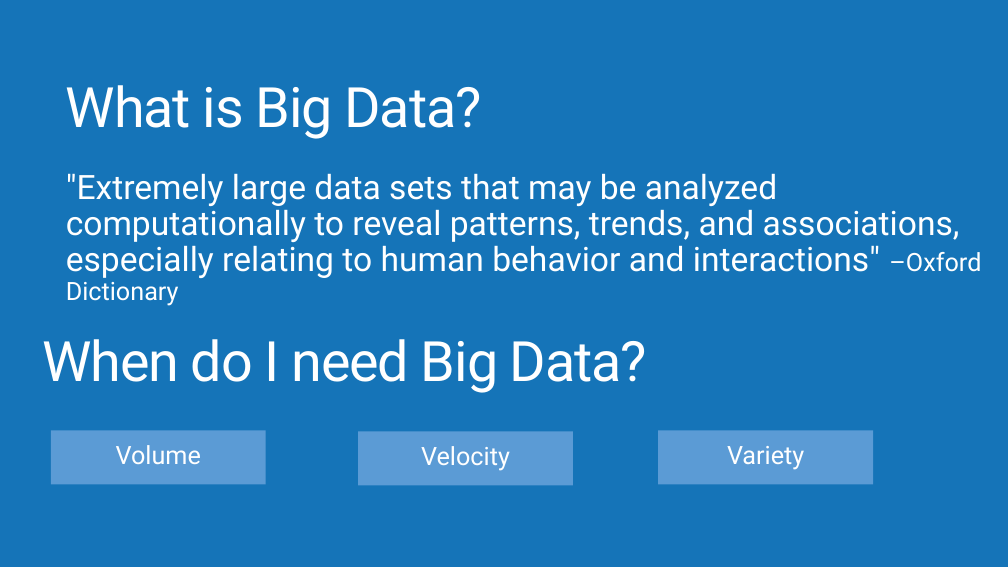
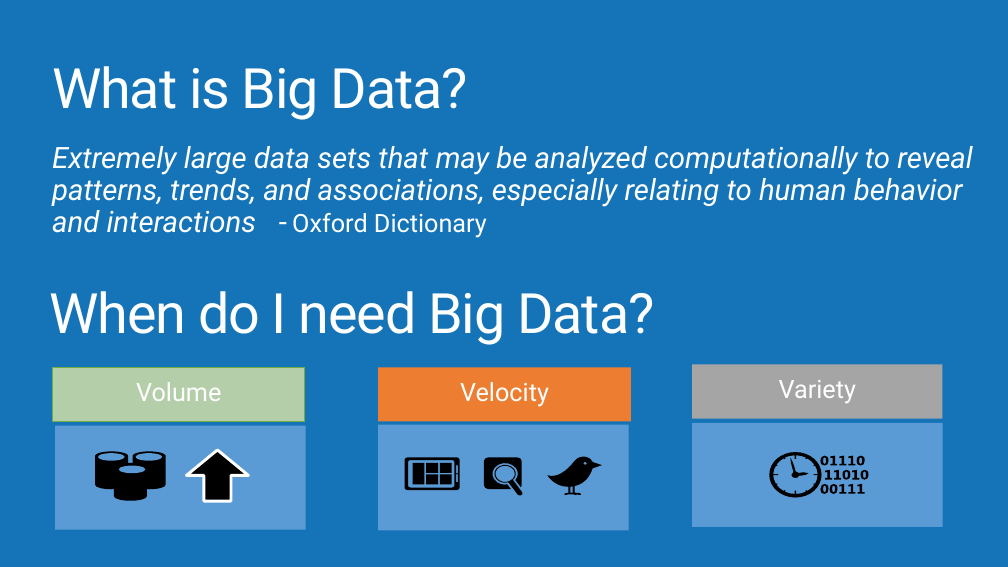
Before and after one commit to AzureCAT-GSI/Big-Data, a slide deck: slide 3 of Architecting Big Data Solutions.pptx. Drawn at 1008x567 pixels with LibreOffice and Linux fonts; fonts in the diff are those of the drawing; background and template pictures are left out. Boxes give left, top, right and bottom in pixels: in the first picture for what was removed or moved away, otherwise in the second. Text is boxed around its words. In the diff, an @@ line names an element or a change of style, - is before the commit and + after.

Commit message:
Formatted/Re-aligned Slides Across The Deck
- Reducing the no. of slides for intro and lambda architecture section
- Moving sections around to align better with the storyline

```diff
--- a/Architecting Big Data Solutions.pptx
+++ b/Architecting Big Data Solutions.pptx
@@ title "What is Big Data?": place and size @@
-title "What is Big Data?" at [66, 85, 482, 139]
+title "What is Big Data?" at [52, 66, 468, 120]
@@ text at [52, 146, 972, 238]: text changed; size 32 to 28 pt; italic on @@
-"Extremely large data sets that may be analyzed computationally to reveal patterns, trends, and associations, especially relating to human behavior and interactions" –Oxford Dictionary
+Extremely large data sets that may be analyzed computationally to reveal patterns, trends, and associations, especially relating to human behavior and interactions - Oxford Dictionary
@@ text "When do I need Big ...": place and size @@
-text "When do I need Big ..." at [42, 339, 647, 393]
+text "When do I need Big ..." at [50, 291, 654, 345]
@@ rectangle "Volume": place and size @@
-rectangle "Volume" at [51, 430, 265, 485]
+rectangle "Volume" at [53, 368, 306, 422]
@@ rectangle "Volume" at [53, 368, 306, 422]: fill #5B9BD5 to #B4CFA8; outline none to #70AD47 0.75 pt @@
@@ rectangle "Velocity": place and size @@
-rectangle "Velocity" at [358, 432, 573, 486]
+rectangle "Velocity" at [378, 368, 631, 422]
@@ rectangle "Velocity" at [378, 368, 631, 422]: fill #5B9BD5 to #ED7D31 @@
@@ rectangle "Variety": place and size @@
-rectangle "Variety" at [659, 430, 873, 485]
+rectangle "Variety" at [693, 364, 943, 419]
@@ rectangle "Variety" at [693, 364, 943, 419]: fill #5B9BD5 to #A5A5A5 @@
@@ rectangle added at [55, 426, 306, 530], fill #5B9BD5 @@
@@ rectangle added at [378, 425, 629, 531], fill #5B9BD5 @@
@@ rectangle added at [693, 423, 944, 527], fill #5B9BD5 @@
@@ group added at [95, 450, 249, 501]: 3 freeform shapes, 3 ellipses, 1 right arrow @@
@@ group added at [405, 456, 602, 496]: 4 freeform shapes @@
@@ freeform shape added at [770, 452, 869, 498], fill #000000 @@
```
Also in this commit, not shown: 11 other slides changed, 1 slide added, 4 slides removed.
